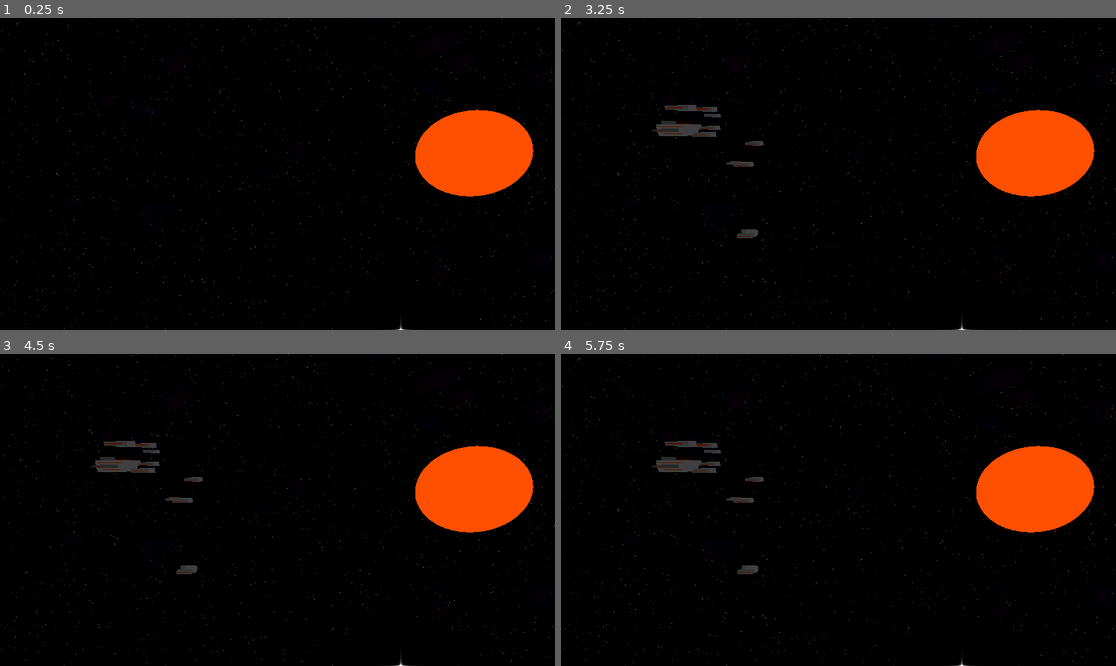
Above: before the commit, frames 1-4 (two rows, left to right).
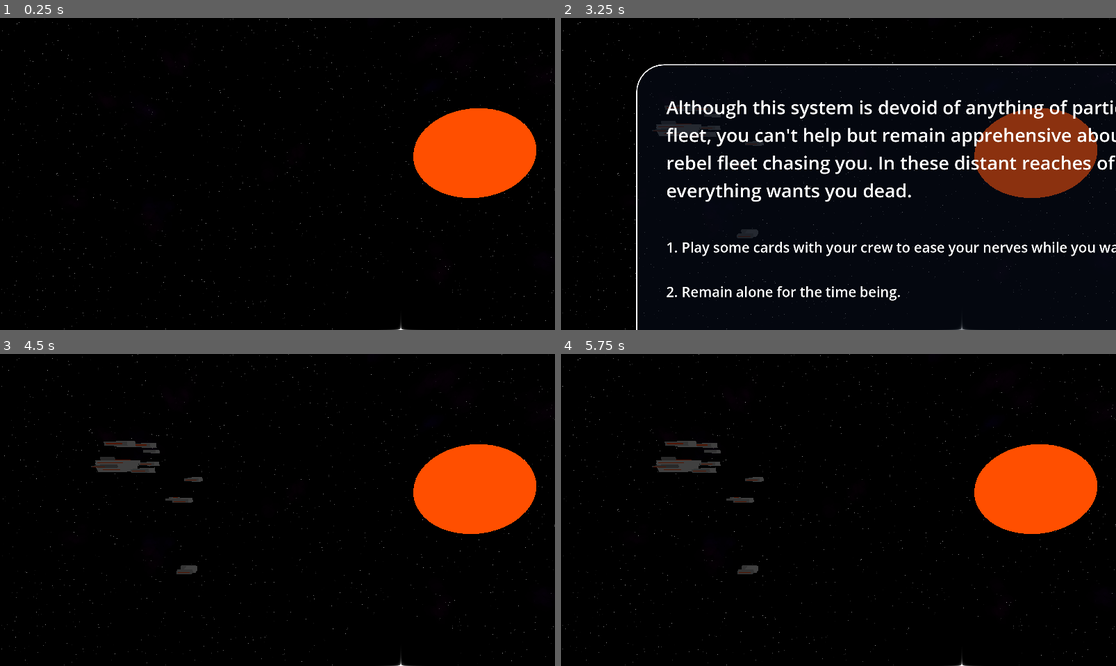
Above: after the commit, the same moments.

Repository: SidewaysFox/faster-than-faster-than-light
Game: Godot game, scene res://space.tscn
The game is run twice, just before and just after one commit, with the same random seed, the same clock (stepped at 60 frames per second) and the same inputs.
Inputs:
- Up to frame 1 (0.25 s): no input
- Up to frame 2 (3.25 s): tap Enter at 0.5 s; hold W (up1, bound only after the commit) 0.53-1.28 s; tap 1 (1, bound only after the commit) at 0.6, 3.05 s; tap B (A, bound only after the commit) at 0.8, 1.35 s; hold S (down1, bound only after the commit) 1.28-2.03 s; tap Down (down2, bound only after the commit) at 1.55, 2.1 s; hold W (up1, bound only after the commit) from 2.03 s (still down); tap Up (up2, bound only after the commit) at 2.3, 2.85 s
- Up to frame 3 (4.5 s): tap Space at 3.5 s; release W (up1, bound only after the commit) at 3.53 s; hold S (down1, bound only after the commit) from 3.53 s (still down); tap 1 (1, bound only after the commit) at 3.6 s; tap B (A, bound only after the commit) at 3.8, 4.35 s; tap Enter at 4.25 s
- Up to frame 4 (5.75 s): keep holding S (down1, bound only after the commit); tap Down (down2, bound only after the commit) at 4.55, 5.1 s; tap Space at 5 s; tap Up (up2, bound only after the commit) at 5.3 s

The runs differ from the first frame. In frame 1, 0.4% of the frame differs, in the area x 74-97%, y 28-58%; in frame 2, 12%, in the area x 13-100%, y 14-100%; in frame 3, 0.4%; in frame 4, 0.4%.
Error after the commit: Out of bounds get index '2' (on base: 'Array') (res://user_interface.gd:62)

Commit message:
dialogue box
it works mostly

Diff:
--- /dev/null
+++ b/faster-than-faster-than-light/global.gd
@@ -0,0 +1,4 @@
+extends Node
+
+
+var jump_distance: int = 4
--- a/faster-than-faster-than-light/project.godot
+++ b/faster-than-faster-than-light/project.godot
@@ -15,6 +15,10 @@
 config/features=PackedStringArray("4.4", "Forward Plus")
 config/icon="res://icon.svg"
 
+[autoload]
+
+Global="*res://global.gd"
+
 [display]
 
 window/size/viewport_width=1920
@@ -28,6 +32,106 @@
 "events": [Object(InputEventKey,"resource_local_to_scene":false,"resource_name":"","device":-1,"window_id":0,"alt_press …(193 unchanged characters)…
 ]
 }
+up1={
+"deadzone": 0.2,
+"events": [Object(InputEventKey,"resource_local_to_scene":false,"resource_name":"","device":-1,"window_id":0,"alt_pressed":false,"shift_pressed":false,"ctrl_pressed":false,"meta_pressed":false,"pressed":false,"keycode":0,"physical_keycode":87,"key_label":0,"unicode":119,"location":0,"echo":false,"script":null)
+]
+}
+down1={
+"deadzone": 0.2,
+"events": [Object(InputEventKey,"resource_local_to_scene":false,"resource_name":"","device":-1,"window_id":0,"alt_pressed":false,"shift_pressed":false,"ctrl_pressed":false,"meta_pressed":false,"pressed":false,"keycode":0,"physical_keycode":83,"key_label":0,"unicode":115,"location":0,"echo":false,"script":null)
+]
+}
+left1={
+"deadzone": 0.2,
+"events": [Object(InputEventKey,"resource_local_to_scene":false,"resource_name":"","device":-1,"window_id":0,"alt_pressed":false,"shift_pressed":false,"ctrl_pressed":false,"meta_pressed":false,"pressed":false,"keycode":0,"physical_keycode":65,"key_label":0,"unicode":97,"location":0,"echo":false,"script":null)
+]
+}
+right1={
+"deadzone": 0.2,
+"events": [Object(InputEventKey,"resource_local_to_scene":false,"resource_name":"","device":-1,"window_id":0,"alt_pressed":false,"shift_pressed":false,"ctrl_pressed":false,"meta_pressed":false,"pressed":false,"keycode":0,"physical_keycode":68,"key_label":0,"unicode":100,"location":0,"echo":false,"script":null)
+]
+}
+1={
+"deadzone": 0.2,
+"events": [Object(InputEventKey,"resource_local_to_scene":false,"resource_name":"","device":-1,"window_id":0,"alt_pressed":false,"shift_pressed":false,"ctrl_pressed":false,"meta_pressed":false,"pressed":false,"keycode":0,"physical_keycode":49,"key_label":0,"unicode":49,"location":0,"echo":false,"script":null)
+]
+}
+2={
+"deadzone": 0.2,
+"events": [Object(InputEventKey,"resource_local_to_scene":false,"resource_name":"","device":-1,"window_id":0,"alt_pressed":false,"shift_pressed":false,"ctrl_pressed":false,"meta_pressed":false,"pressed":false,"keycode":0,"physical_keycode":50,"key_label":0,"unicode":50,"location":0,"echo":false,"script":null)
+]
+}
+3={
+"deadzone": 0.2,
+"events": [Object(InputEventKey,"resource_local_to_scene":false,"resource_name":"","device":-1,"window_id":0,"alt_pressed":false,"shift_pressed":false,"ctrl_pressed":false,"meta_pressed":false,"pressed":false,"keycode":0,"physical_keycode":51,"key_label":0,"unicode":51,"location":0,"echo":false,"script":null)
+]
+}
+4={
+"deadzone": 0.2,
+"events": [Object(InputEventKey,"resource_local_to_scene":false,"resource_name":"","device":-1,"window_id":0,"alt_pressed":false,"shift_pressed":false,"ctrl_pressed":false,"meta_pressed":false,"pressed":false,"keycode":0,"physical_keycode":52,"key_label":0,"unicode":52,"location":0,"echo":false,"script":null)
+]
+}
+5={
+"deadzone": 0.2,
+"events": [Object(InputEventKey,"resource_local_to_scene":false,"resource_name":"","device":-1,"window_id":0,"alt_pressed":false,"shift_pressed":false,"ctrl_pressed":false,"meta_pressed":false,"pressed":false,"keycode":0,"physical_keycode":53,"key_label":0,"unicode":53,"location":0,"echo":false,"script":null)
+]
+}
+6={
+"deadzone": 0.2,
+"events": [Object(InputEventKey,"resource_local_to_scene":false,"resource_name":"","device":-1,"window_id":0,"alt_pressed":false,"shift_pressed":false,"ctrl_pressed":false,"meta_pressed":false,"pressed":false,"keycode":0,"physical_keycode":54,"key_label":0,"unicode":54,"location":0,"echo":false,"script":null)
+]
+}
+up2={
+"deadzone": 0.2,
+"events": [Object(InputEventKey,"resource_local_to_scene":false,"resource_name":"","device":-1,"window_id":0,"alt_pressed":false,"shift_pressed":false,"ctrl_pressed":false,"meta_pressed":false,"pressed":false,"keycode":0,"physical_keycode":4194320,"key_label":0,"unicode":0,"location":0,"echo":false,"script":null)
+]
+}
+down2={
+"deadzone": 0.2,
+"events": [Object(InputEventKey,"resource_local_to_scene":false,"resource_name":"","device":-1,"window_id":0,"alt_pressed":false,"shift_pressed":false,"ctrl_pressed":false,"meta_pressed":false,"pressed":false,"keycode":0,"physical_keycode":4194322,"key_label":0,"unicode":0,"location":0,"echo":false,"script":null)
+]
+}
+left2={
+"deadzone": 0.2,
+"events": [Object(InputEventKey,"resource_local_to_scene":false,"resource_name":"","device":-1,"window_id":0,"alt_pressed":false,"shift_pressed":false,"ctrl_pressed":false,"meta_pressed":false,"pressed":false,"keycode":0,"physical_keycode":4194319,"key_label":0,"unicode":0,"location":0,"echo":false,"script":null)
+]
+}
+right2={
+"deadzone": 0.2,
+"events": [Object(InputEventKey,"resource_local_to_scene":false,"resource_name":"","device":-1,"window_id":0,"alt_pressed":false,"shift_pressed":false,"ctrl_pressed":false,"meta_pressed":false,"pressed":false,"keycode":0,"physical_keycode":4194321,"key_label":0,"unicode":0,"location":0,"echo":false,"script":null)
+]
+}
+A={
+"deadzone": 0.2,
+"events": [Object(InputEventKey,"resource_local_to_scene":false,"resource_name":"","device":-1,"window_id":0,"alt_pressed":false,"shift_pressed":false,"ctrl_pressed":false,"meta_pressed":false,"pressed":false,"keycode":0,"physical_keycode":66,"key_label":0,"unicode":98,"location":0,"echo":false,"script":null)
+]
+}
+B={
+"deadzone": 0.2,
+"events": [Object(InputEventKey,"resource_local_to_scene":false,"resource_name":"","device":-1,"window_id":0,"alt_pressed":false,"shift_pressed":false,"ctrl_pressed":false,"meta_pressed":false,"pressed":false,"keycode":0,"physical_keycode":78,"key_label":0,"unicode":110,"location":0,"echo":false,"script":null)
+]
+}
+C={
+"deadzone": 0.2,
+"events": [Object(InputEventKey,"resource_local_to_scene":false,"resource_name":"","device":-1,"window_id":0,"alt_pressed":false,"shift_pressed":false,"ctrl_pressed":false,"meta_pressed":false,"pressed":false,"keycode":0,"physical_keycode":77,"key_label":0,"unicode":109,"location":0,"echo":false,"script":null)
+]
+}
+D={
+"deadzone": 0.2,
+"events": [Object(InputEventKey,"resource_local_to_scene":false,"resource_name":"","device":-1,"window_id":0,"alt_pressed":false,"shift_pressed":false,"ctrl_pressed":false,"meta_pressed":false,"pressed":false,"keycode":0,"physical_keycode":44,"key_label":0,"unicode":44,"location":0,"echo":false,"script":null)
+]
+}
+E={
+"deadzone": 0.2,
+"events": [Object(InputEventKey,"resource_local_to_scene":false,"resource_name":"","device":-1,"window_id":0,"alt_pressed":false,"shift_pressed":false,"ctrl_pressed":false,"meta_pressed":false,"pressed":false,"keycode":0,"physical_keycode":46,"key_label":0,"unicode":46,"location":0,"echo":false,"script":null)
+]
+}
+F={
+"deadzone": 0.2,
+"events": [Object(InputEventKey,"resource_local_to_scene":false,"resource_name":"","device":-1,"window_id":0,"alt_pressed":false,"shift_pressed":false,"ctrl_pressed":false,"meta_pressed":false,"pressed":false,"keycode":0,"physical_keycode":47,"key_label":0,"unicode":47,"location":0,"echo":false,"script":null)
+]
+}
 
 [rendering]
 
--- a/faster-than-faster-than-light/space.gd
+++ b/faster-than-faster-than-light/space.gd
@@ -1,47 +1,55 @@
 extends Node3D
 
 
-@export var bg_star: PackedScene
 @export var bg_nebula: PackedScene
-
 var system_types: Array[int] = [1, 1, 1, 1, 1, 1, 1, 1, 1, 2, 2, 2, 2, 3]
 var star_colours: Array[Color] = [Color(1, 1, 0), Color(1, 0.3, 0), Color(1, 0.1, 0), Color(1, 1, 1), Color(0.6, 0.6, 1), Color(0.3, 0.3, 1), Color(0.1, 0.1, 1)]
 var main_star_count: int
+var system_properties: Array = []
+var star_proximity: bool = false
 
 
 func _ready() -> void:
 	# TODO: tesselating noise map with shader
 	# TODO: add star glow
+
+	# Pass information to the BGStar GLSL script
 	$BGStars.material_override.set_shader_parameter("seed", randf_range(0.01, 100.0))
 	$BGStars.material_override.set_shader_parameter("prob", randf_range(0.88, 1.0))
 	$BGStars.material_override.set_shader_parameter("size", randf_range(70.0, 160.0))
+	# Establish this system's star(s)
 	main_star_count = system_types.pick_random()
-	print(main_star_count)
 	for i in main_star_count:
+		# Set positioning
 		var x: float
 		var y: float
 		var z: float
 		z = randf_range(-2500, -300)
 		x = randf_range(z * -1.1, z * 1.1)
 		y = randf_range(z / 0.8, z / -2.3)
+		# Make sure the star is within bounds. because I cannot be bothered to do the math for this
 		while Vector3(x, y, z).distance_to(Vector3.ZERO) > 3500.0:
-			print(Vector3(x, y, z))
-			print(Vector3(x, y, z).distance_to(Vector3.ZERO))
 			z = randf_range(-2500, -300)
 			x = randf_range(z * -1.1, z * 1.1)
 			y = randf_range(z / 0.8, z / -2.3)
+		# Set star properties
 		var colour = star_colours.pick_random()
 		$Background.get_node("MainStar" + str(i + 1)).mesh.material.albedo_color = colour
 		$Background.get_node("MainStar" + str(i + 1)).mesh.material.emission = colour
-		$Background.get_node("MainStar" + str(i + 1)).mesh.radius = randf_range(40, 240)
+		$Background.get_node("MainStar" + str(i + 1)).mesh.radius = randf_range(40, 250)
 		$Background.get_node("MainStar" + str(i + 1)).mesh.height = $Background.get_node("MainStar" + str(i + 1)).mesh.radius * 2
 		$Background.get_node("MainStar" + str(i + 1)).position = Vector3(x, y, z)
+		if ($Background.get_node("MainStar" + str(i + 1)).mesh.radius / 1.4) / Vector3(x, y, z).distance_to(Vector3.ZERO) > 0.2:
+			star_proximity = true
+		print(($Background.get_node("MainStar" + str(i + 1)).mesh.radius / 1.4) / Vector3(x, y, z).distance_to(Vector3.ZERO))
+	# Create nebulae
 	var nebula_pos: Vector3
 	var nebula_colour: Color = Color(randf_range(0.1, 1.0), randf_range(0.1, 1.0), randf_range(0.1, 1.0))
 	for i in randi_range(1, 20):
 		nebula_pos = Vector3(randf_range(-2000, 2000), randf_range(-1000, 800), randf_range(-2000, -800))
 		nebula_colour += Color(randf_range(-0.1, 0.1), randf_range(-0.1, 0.1), randf_range(-0.1, 0.1))
-		if randi_range(0, 40) == 4:
+		# Big or small
+		if randi_range(0, 40) == 4: # Because I like the number 4
 			for j in randi_range(50, 300):
 				var new_nebula = bg_nebula.instantiate()
 				new_nebula.position = nebula_pos
@@ -61,12 +69,10 @@
 				new_nebula.mesh.height = new_nebula.mesh.radius * 2
 				nebula_pos += Vector3(randf_range(-50, 50), randf_range(-50, 50), randf_range(-50, 50))
 				$Background.add_child(new_nebula)
-	#for i in randi_range(400, 1200):
-		#var new_star = bg_star.instantiate()
-		#new_star.mesh.radius = randf_range(0.6, 1.5)
-		#new_star.mesh.height = new_star.mesh.radius * 2
-		#new_star.position = Vector3(randf_range(-1500, 1500), randf_range(-1500, 1500), randf_range(-1500, -200))
-		#$Background.add_child(new_star)
+	# Set up conditions for the warp in dialogue
+	system_properties.append(main_star_count)
+	if star_proximity:
+		system_properties.append("star proximity")
 
 
 func _process(delta: float) -> void:
--- a/faster-than-faster-than-light/space.tscn
+++ b/faster-than-faster-than-light/space.tscn
@@ -2,9 +2,11 @@
 
 [ext_resource type="Script" uid="uid://b4wkdvc46ch1a" path="res://space.gd" id="1_81phd"]
 [ext_resource type="PackedScene" uid="uid://cjxyia0bj1uuo" path="res://starship.tscn" id="1_d5lh8"]
-[ext_resource type="PackedScene" uid="uid://we015wgfhmco" path="res://bg_star.tscn" id="2_qtpbo"]
 [ext_resource type="PackedScene" uid="uid://dn8u0s6bv084r" path="res://bg_nebula.tscn" id="3_rxlph"]
+[ext_resource type="PackedScene" uid="uid://b4sj2kgmpfsbh" path="res://user_interface.tscn" id="3_ulv8f"]
 [ext_resource type="Shader" uid="uid://dbf33bsxrsi1x" path="res://bg-stars.gdshader" id="4_ulv8f"]
+
+[sub_resource type="Environment" id="Environment_ulv8f"]
 
 [sub_resource type="ShaderMaterial" id="ShaderMaterial_ulv8f"]
 render_priority = 0
@@ -55,12 +57,23 @@
 radial_segments = 48
 rings = 24
 
-[sub_resource type="Environment" id="Environment_ulv8f"]
-
 [node name="Space" type="Node3D"]
 script = ExtResource("1_81phd")
-bg_star = ExtResource("2_qtpbo")
 bg_nebula = ExtResource("3_rxlph")
+
+[node name="CanvasLayer" type="CanvasLayer" parent="."]
+
+[node name="UserInterface" parent="CanvasLayer" instance=ExtResource("3_ulv8f")]
+unique_name_in_owner = true
+
+[node name="WarpInDialogue" type="Timer" parent="."]
+wait_time = 3.0
+one_shot = true
+autostart = true
+
+[node name="Camera3D" type="Camera3D" parent="."]
+transform = Transform3D(1, 0, 0, 0, 0.965926, 0.258819, 0, -0.258819, 0.965926, 0, 50, 100)
+environment = SubResource("Environment_ulv8f")
 
 [node name="BGStars" type="MeshInstance3D" parent="."]
 material_override = SubResource("ShaderMaterial_ulv8f")
@@ -80,14 +93,11 @@
 transform = Transform3D(1, 0, 0, 0, 1, 0, 0, 0, 1, 0, 0, 2000)
 mesh = SubResource("SphereMesh_1vxpe")
 
-[node name="Camera3D" type="Camera3D" parent="."]
-transform = Transform3D(1, 0, 0, 0, 0.965926, 0.258819, 0, -0.258819, 0.965926, 0, 50, 100)
-environment = SubResource("Environment_ulv8f")
-
 [node name="FriendlyShips" type="Node3D" parent="."]
 
 [node name="Starship" parent="FriendlyShips" instance=ExtResource("1_d5lh8")]
 team = 1
+hull_strength = 30
 
 [node name="Starship2" parent="FriendlyShips" instance=ExtResource("1_d5lh8")]
 team = 1
@@ -128,3 +138,5 @@
 [node name="NeutralShips" type="Node3D" parent="."]
 
 [node name="HostileShips" type="Node3D" parent="."]
+
+[connection signal="timeout" from="WarpInDialogue" to="CanvasLayer/UserInterface" method="_on_warp_in_dialogue_timeout"]
--- a/faster-than-faster-than-light/starship.gd
+++ b/faster-than-faster-than-light/starship.gd
@@ -22,10 +22,14 @@
 #10: Drone repair
 ## The starship's species of origin
 @export var species: int = 0
-# -1: Unmanned
-# 0: Human
+# -2: Unmanned rebel
+# -1: Rebel
+# 0: Federation
+# 1: Human
 ## The starship's name
 @export var ship_name: String = "Starship"
+## The starship's current level
+@export var level: int = 0
 ## The starship's maximum hull points
 @export var hull_strength: int = 10
 ## The starship's currently active weapons
--- /dev/null
+++ b/faster-than-faster-than-light/user_interface.gd
@@ -0,0 +1,95 @@
+extends Control
+
+
+@onready var main: Node = get_node("/root/Space")
+var dialogue_showing: bool = true
+var max_option: int = 3
+var current_dialogue_selection: int = 1
+var option_results: Array
+
+
+var warp_in_dialogue: Array = [ # Conditions, main text, [option, result]
+	[[1],
+	"As your fleet exits its jump, you take in the picturesque scenery around you.",
+	[["Enjoy the view as your warp drives charge up once more.", "close"]]
+	],
+	[[1],
+	"You wait with bated breath, half expecting a rebel ambush as you exit warp, but none comes. You live another day.",
+	[["Let's not wait around. Charge up the warp drives.", "close"]]
+	],
+	[[1],
+	"Although this system is devoid of anything of particular interest to your fleet, you can't help but remain apprehensive about your task and the rebel fleet chasing you. In these distant reaches of space, it feels like everything wants you dead.",
+	[["Play some cards with your crew to ease your nerves while you wait for the warp drives to charge.", "close"], ["Remain alone for the time being.", "close"]]
+	],
+	[[2],
+	"As your fleet exits its jump, you see two stars locked in each others' orbits. You spend a moment taking a deep breath, before returning to your duties on deck.",
+	[["Enjoy the view as your warp drives charge up once more.", "close"]]
+	],
+	[[3],
+	"As your fleet exits its jump, you are surprised to find you and your fleet amongst a trinary star system, a rare sight for anyone not part of the navy.",
+	[["Enjoy the view as your warp drives charge up once more.", "close"]]
+	],
+	[[1, "star proximity"],
+	"As you exit warp, you realise you've ended up dangerously close to this system's star. Your ships could be in danger if you linger for too long.",
+	[["Hope the star doesn't flare up while you wait for your warp drives to charge.", "close"]]
+	],
+	[[2, "star proximity"],
+	"The binary system of stars you've just warped into makes it hard to miss the fact that you've come in far too close for comfort to one of them.",
+	[["Hope the star doesn't flare up while you wait for your warp drives to charge.", "close"]]
+	],
+	[[3, "star proximity"],
+	"You find yourself and your fleet in a trinary system, but your close proximity to one of the stars unfortunately means you cannot affort to take in the view.",
+	[["Hope the star doesn't flare up while you wait for your warp drives to charge.", "close"]]
+	],
+]
+
+
+func _ready() -> void:
+	$Dialogue.hide()
+
+
+func _process(delta: float) -> void:
+	if dialogue_showing:
+		if Input.is_action_just_pressed("up1") or Input.is_action_just_pressed("up2"):
+			current_dialogue_selection -= 1
+			if current_dialogue_selection < 1:
+				current_dialogue_selection = max_option
+		if Input.is_action_just_pressed("down1") or Input.is_action_just_pressed("down2"):
+			current_dialogue_selection += 1
+			if current_dialogue_selection > max_option:
+				current_dialogue_selection = 1
+		if Input.is_action_just_pressed("1") or Input.is_action_just_pressed("A"):
+			call(option_results[current_dialogue_selection - 1])
+		for i in max_option:
+			if i + 1 == current_dialogue_selection:
+				%Options.get_node("Option" + str(i + 1)).add_theme_color_override("font_color", Color(0, 0.75, 1.0))
+			else:
+				%Options.get_node("Option" + str(i + 1)).add_theme_color_override("font_color", Color(1.0, 1.0, 1.0))
+
+
+func dialogue_set_up(library: int, id: int) -> void:
+	for child in %Options.get_children():
+		child.hide()
+	option_results = []
+	if library == 0:
+		%DialogueText.text = warp_in_dialogue[id][1]
+		max_option = len(warp_in_dialogue[id][2])
+		for i in len(warp_in_dialogue[id][2]):
+			%Options.get_node("Option" + str(i + 1)).text = str(i + 1) + ". " + warp_in_dialogue[id][2][i][0]
+			option_results.append(warp_in_dialogue[id][2][i][1])
+			%Options.get_node("Option" + str(i + 1)).show()
+
+
+# Close the dialogue box
+func close() -> void:
+	$Dialogue.hide()
+
+
+func _on_warp_in_dialogue_timeout() -> void:
+	# Search through options for the warp in dialogue and find which ones are appropriate for this system
+	var possible_dialogues: Array = []
+	for i in warp_in_dialogue:
+		if i[0] == main.system_properties:
+			possible_dialogues.append(warp_in_dialogue.find(i))
+	dialogue_set_up(0, possible_dialogues.pick_random())
+	$Dialogue.show()
--- /dev/null
+++ b/faster-than-faster-than-light/user_interface.tscn
@@ -0,0 +1,94 @@
+[gd_scene load_steps=3 format=3 uid="uid://b4sj2kgmpfsbh"]
+
+[ext_resource type="Script" uid="uid://d32hugf3q4pb0" path="res://user_interface.gd" id="1_kxhmu"]
+
+[sub_resource type="StyleBoxFlat" id="StyleBoxFlat_kxhmu"]
+bg_color = Color(0.0313726, 0.0627451, 0.12549, 0.470588)
+border_width_left = 4
+border_width_top = 4
+border_width_right = 4
+border_width_bottom = 4
+border_color = Color(1, 1, 1, 1)
+corner_radius_top_left = 96
+corner_radius_top_right = 16
+corner_radius_bottom_right = 96
+corner_radius_bottom_left = 16
+expand_margin_left = 40.0
+expand_margin_top = 40.0
+expand_margin_right = 40.0
+expand_margin_bottom = 40.0
+
+[node name="UserInterface" type="Control"]
+layout_mode = 3
+anchors_preset = 15
+anchor_right = 1.0
+anchor_bottom = 1.0
+grow_horizontal = 2
+grow_vertical = 2
+script = ExtResource("1_kxhmu")
+
+[node name="Dialogue" type="PanelContainer" parent="."]
+layout_mode = 1
+anchors_preset = -1
+anchor_right = 1.0
+anchor_bottom = 1.0
+offset_left = 300.0
+offset_top = 200.0
+offset_right = -300.0
+offset_bottom = -200.0
+theme_override_styles/panel = SubResource("StyleBoxFlat_kxhmu")
+
+[node name="MarginContainer" type="MarginContainer" parent="Dialogue"]
+layout_mode = 2
+theme_override_constants/margin_left = 60
+theme_override_constants/margin_top = 60
+theme_override_constants/margin_right = 60
+theme_override_constants/margin_bottom = 60
+
+[node name="VBoxContainer" type="VBoxContainer" parent="Dialogue/MarginContainer"]
+layout_mode = 2
+
+[node name="DialogueText" type="Label" parent="Dialogue/MarginContainer/VBoxContainer"]
+unique_name_in_owner = true
+custom_minimum_size = Vector2(1190, 0)
+layout_mode = 2
+theme_override_constants/line_spacing = 8
+theme_override_font_sizes/font_size = 64
+text = "og dvvvhh hdp uih uh  puhpugouyguy gg ougouy guyyg ijh lhl hglg ougu  hdfh hsdfijsjdf hsdfhjsjkjfjsdlfj jhsdfh hsdfhkj hsdfjljhlfl uwlfl wgfl gl gg ouygs fuygwu egfluwy gfluwlufe auja fk jhalkjaj alj lkjh lkajhj ljk ljha lkja lkjb jl jk ladbflaheiao;woq  jnbjd"
+autowrap_mode = 2
+
+[node name="MarginContainer" type="MarginContainer" parent="Dialogue/MarginContainer/VBoxContainer"]
+layout_mode = 2
+theme_override_constants/margin_top = 75
+
+[node name="Options" type="VBoxContainer" parent="Dialogue/MarginContainer/VBoxContainer/MarginContainer"]
+unique_name_in_owner = true
+layout_mode = 2
+
+[node name="Option1" type="Label" parent="Dialogue/MarginContainer/VBoxContainer/MarginContainer/Options"]
+custom_minimum_size = Vector2(0, 150)
+layout_mode = 2
+theme_override_font_sizes/font_size = 48
+text = "OPTION1"
+vertical_alignment = 1
+
+[node name="Option2" type="Label" parent="Dialogue/MarginContainer/VBoxContainer/MarginContainer/Options"]
+custom_minimum_size = Vector2(0, 150)
+layout_mode = 2
+theme_override_font_sizes/font_size = 48
+text = "OPTION2"
+vertical_alignment = 1
+
+[node name="Option3" type="Label" parent="Dialogue/MarginContainer/VBoxContainer/MarginContainer/Options"]
+custom_minimum_size = Vector2(0, 150)
+layout_mode = 2
+theme_override_font_sizes/font_size = 48
+text = "OPTION3"
+vertical_alignment = 1
+
+[node name="Option4" type="Label" parent="Dialogue/MarginContainer/VBoxContainer/MarginContainer/Options"]
+custom_minimum_size = Vector2(0, 150)
+layout_mode = 2
+theme_override_font_sizes/font_size = 48
+text = "OPTION4"
+vertical_alignment = 1
Not shown, added: faster-than-faster-than-light/global.gd.uid
Not shown, added: faster-than-faster-than-light/user_interface.gd.uid
